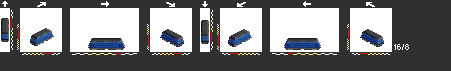
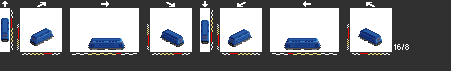
The second w=451, h=71 image is a revision of the first. Changes to its layers:
painted on "ea" over bbox(1, 18, 384, 47)
